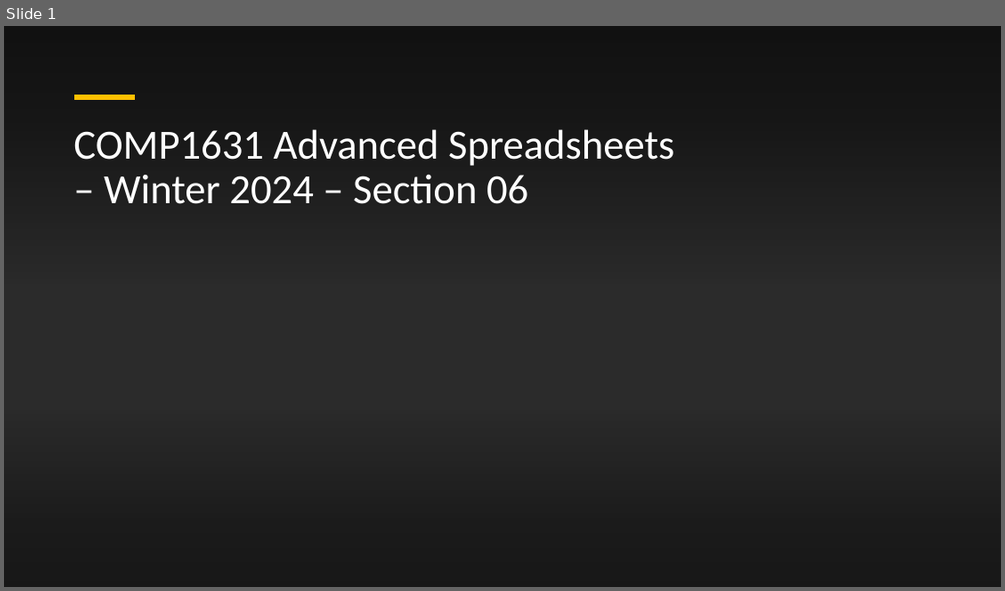
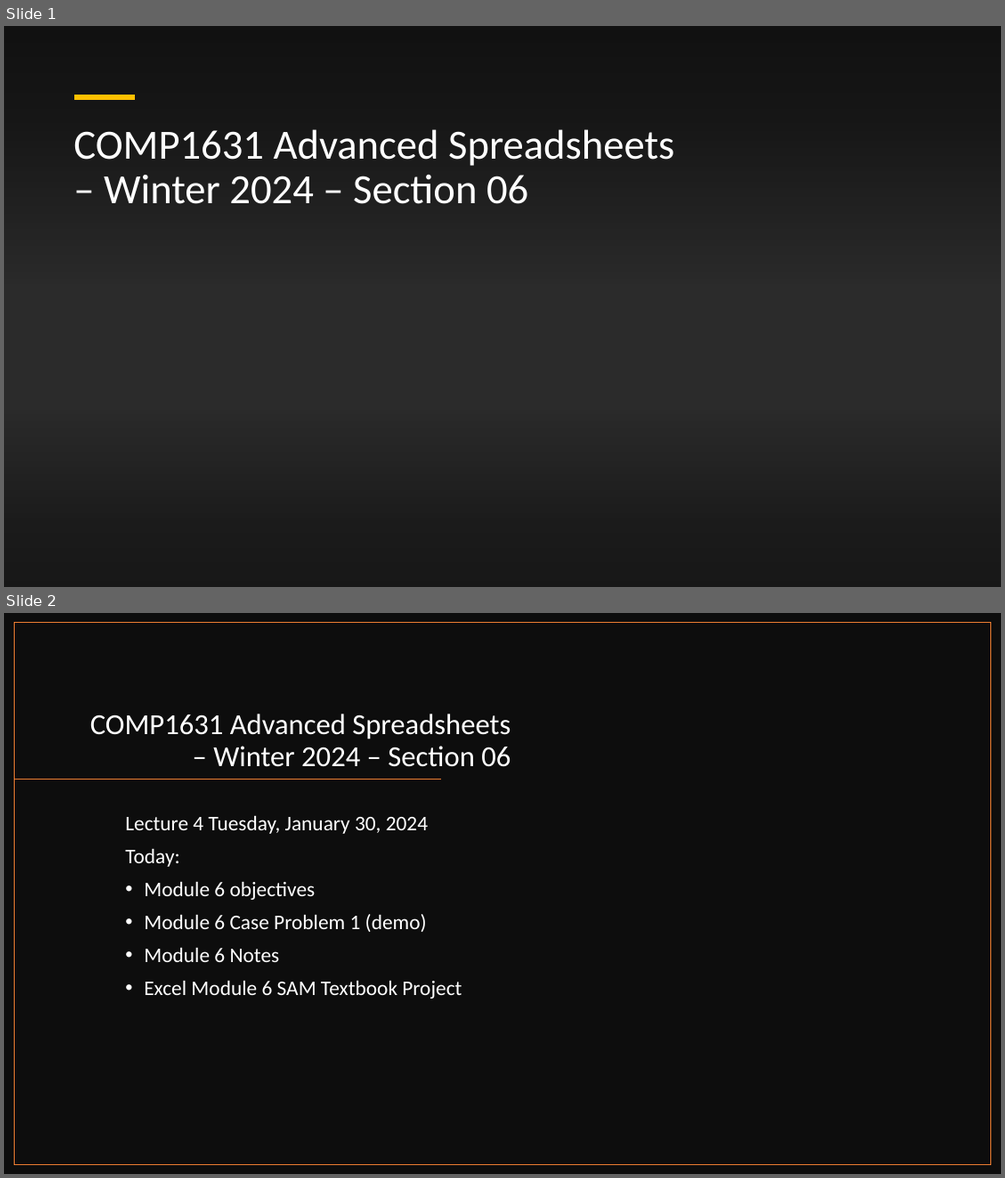
Before and after one commit to muktoakash/Teaching, a slide deck: COMP1631/lecture_4.pptx. Shown one above the other, each under a label of ours: slide 1 before the commit, slides 1 and 2 after it. The pictures are 1005x591 and 1005x1178 pixels, drawn with LibreOffice and Linux fonts; fonts in the diff are those of the drawing; background and template pictures are left out; a plain dark background stands for a picture behind light text. Boxes give left, top, right and bottom in pixels: in the first picture for what was removed or moved away, otherwise in the second. Text is boxed around its words. In the diff, an @@ line names an element or a change of style, - is before the commit and + after.

```diff
--- a/COMP1631/lecture_4.pptx
+++ b/COMP1631/lecture_4.pptx
@@ slide 2 added at (4,613,1001,1174), background #FFFFFF @@
@@ rectangle added at (4,613,1001,1174), fill #0D0D0D @@
@@ rectangle added at (15,623,991,1165), outline #ED7D31 1 pt @@
@@ title added at (90,714,510,767), 28 pt, text #FFFFFF @@
+COMP1631 Advanced Spreadsheets – Winter 2024 – Section 06
@@ line added from (442, 779) to (15, 779), #ED7D31 1 pt @@
@@ text added at (125,815,461,998), 20 pt, text #FFFFFF @@
+Lecture 4 Tuesday, January 30, 2024
+Today:
+• Module 6 objectives
+• Module 6 Case Problem 1 (demo)
+• Module 6 Notes
+• Excel Module 6 SAM Textbook Project
```
Also in this commit, not shown: 2 slides changed, 39 other slides added, 3 other files.
